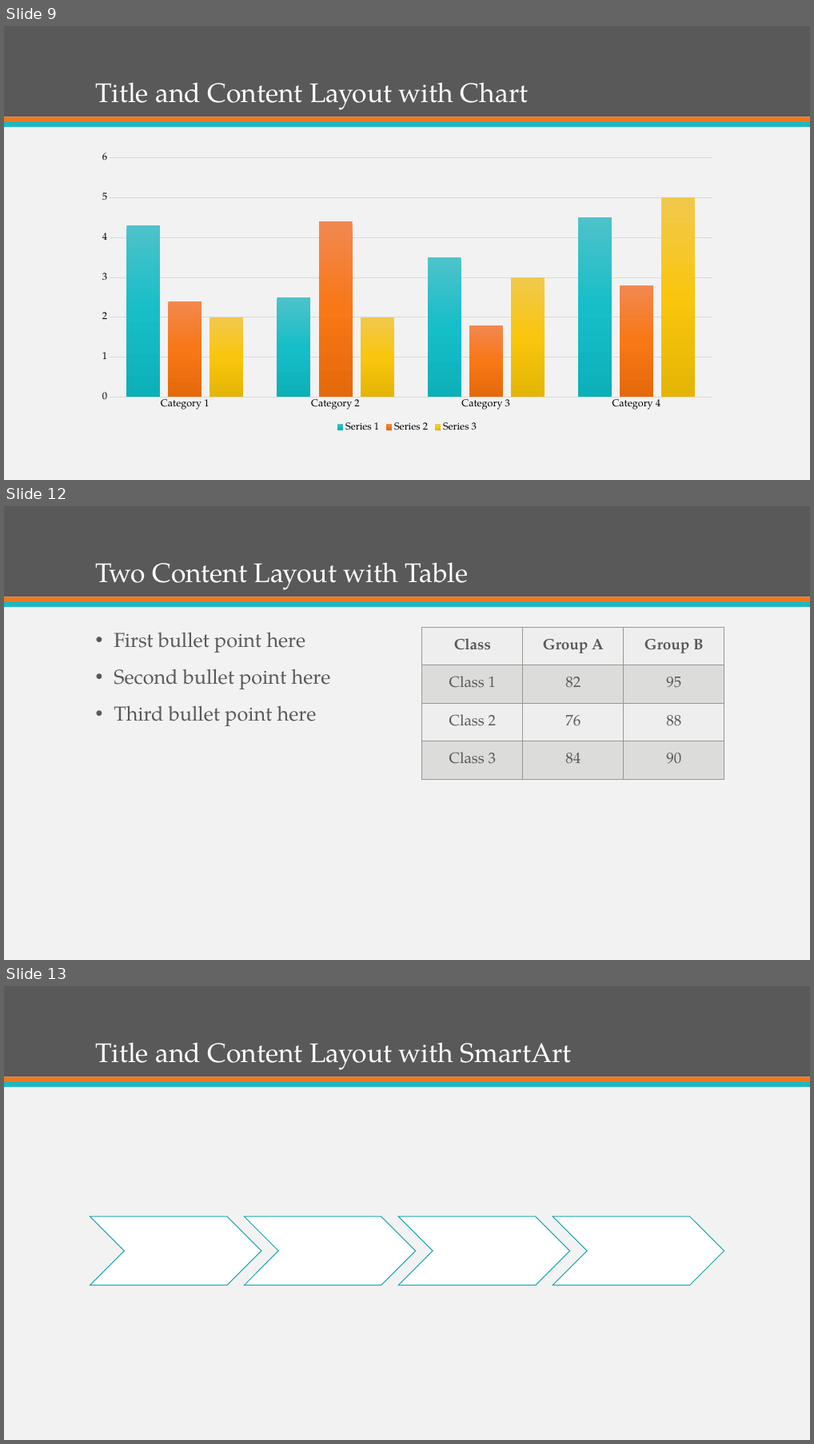
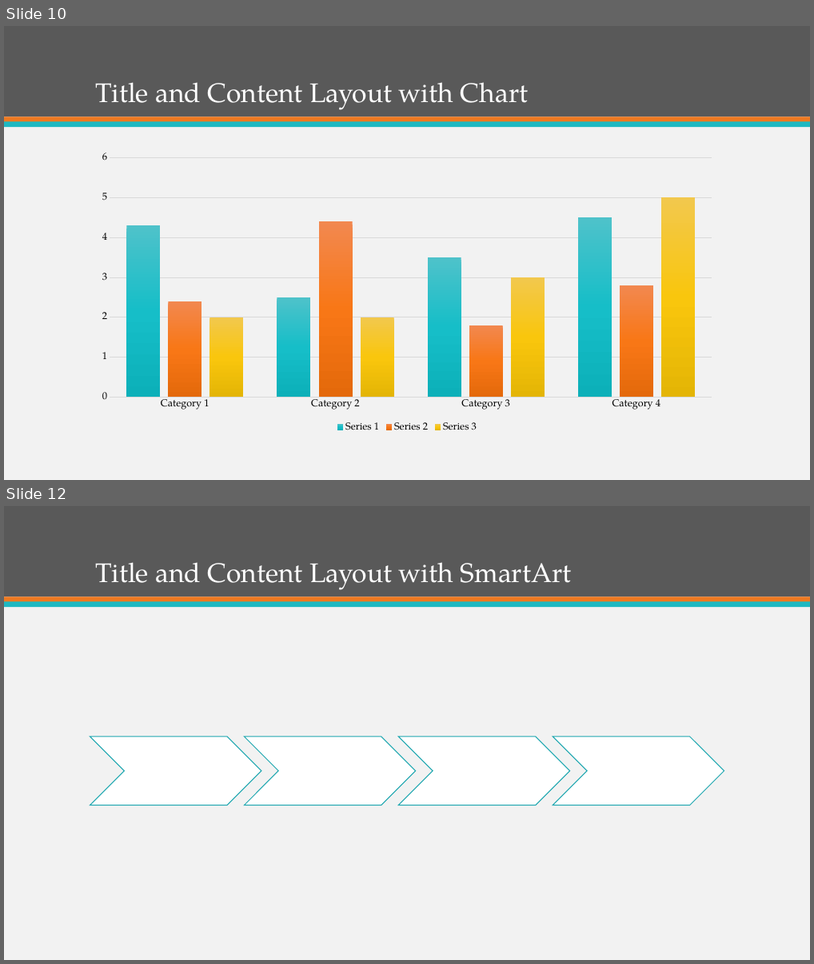
Before and after one commit to ItsGreyedOut/Brewery-Startup, a slide deck: presentation.pptx. Shown one above the other, each under a label of ours: slides 9, 12 and 13 before the commit, slides 10 and 12 after it; the slides between them are not shown. The pictures are 814x1444 and 814x964 pixels, drawn with LibreOffice and Linux fonts; fonts in the diff are those of the drawing. Boxes give left, top, right and bottom in pixels: in the first picture for what was removed or moved away, otherwise in the second. Text is boxed around its words. In the diff, an @@ line names an element or a change of style, - is before the commit and + after.

```diff
--- a/presentation.pptx
+++ b/presentation.pptx
@@ slide 12 removed at (4,506,810,960), background #F2F2F2; not listed: 3 template elements that a slide beside it also shows @@
@@ title removed at (96,562,468,590) @@
-Two Content Layout with Table
@@ text removed at (114,632,331,726) @@
-• First bullet point here
-• Second bullet point here
-• Third bullet point here
@@ table removed at (422,627,726,779), 4 rows, 3 columns @@
-Class | Group A | Group B
-Class 1 | 82 | 95
-Class 2 | 76 | 88
-Class 3 | 84 | 90
@@ what was slide 9 is now slide 10 @@
@@ what was slide 13 is now slide 12 @@
```
Also in this commit, not shown: 5 slides changed, 4 slides added, 9 other slides removed, 2 other files.
